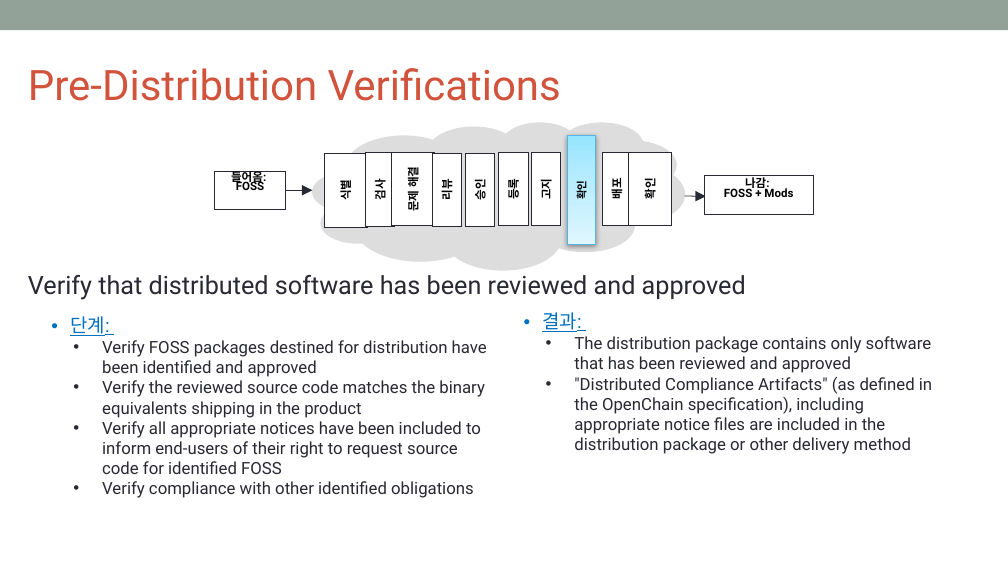
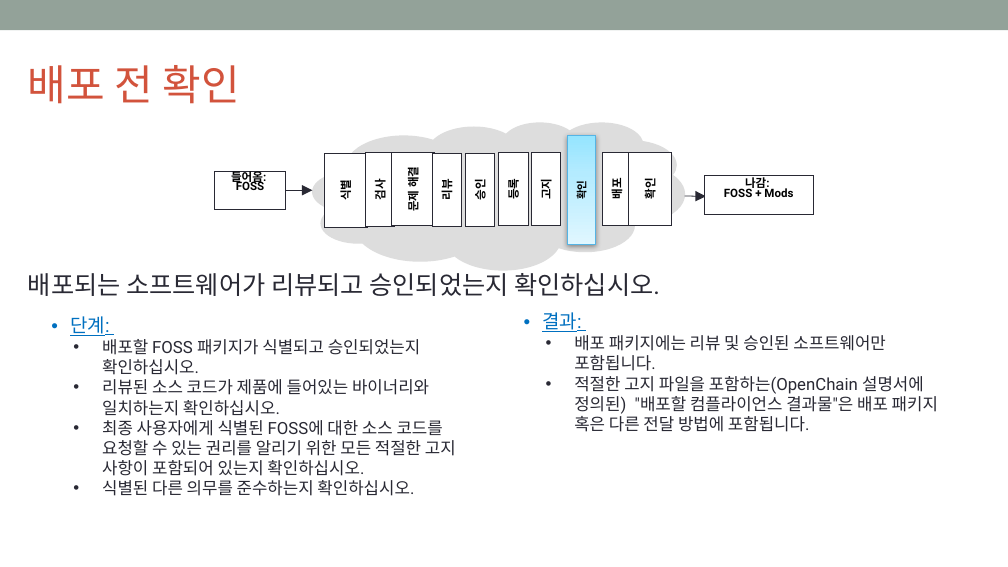
Before and after one commit to OpenChain-KWG/Curriculum-Translation-KR, a slide deck: slide 64 of target/slides/openchain-curriculum-for-1-1.pptx. Drawn at 1008x567 pixels with LibreOffice and Linux fonts; fonts in the diff are those of the drawing; background and template pictures are left out. Boxes give left, top, right and bottom in pixels: in the first picture for what was removed or moved away, otherwise in the second. Text is boxed around its words. In the diff, an @@ line names an element or a change of style, - is before the commit and + after.

```diff
--- a/target/slides/openchain-curriculum-for-1-1.pptx
+++ b/target/slides/openchain-curriculum-for-1-1.pptx
@@ text at (28, 65, 239, 104): text changed @@
-Pre-Distribution Verifications
+배포 전 확인
@@ text at (28, 273, 660, 296): text changed @@
-Verify that distributed software has been reviewed and approved
+배포되는 소프트웨어가 리뷰되고 승인되었는지 확인하십시오.
@@ text at (102, 339, 456, 496): text changed @@
-• Verify FOSS packages destined for distribution have been identified and approved
-• Verify the reviewed source code matches the binary equivalents shipping in the product
-• Verify all appropriate notices have been included to inform end-users of their right to request source code for identified FOSS
-• Verify compliance with other identified obligations
+• 배포할 FOSS 패키지가 식별되고 승인되었는지 확인하십시오.
+• 리뷰된 소스 코드가 제품에 들어있는 바이너리와 일치하는지 확인하십시오.
+• 최종 사용자에게 식별된 FOSS에 대한 소스 코드를 요청할 수 있는 권리를 알리기 위한 모든 적절한 고지 사항이 포함되어 있는지 확인하십시오.
+• 식별된 다른 의무를 준수하는지 확인하십시오.
@@ text at (574, 335, 938, 432): text changed @@
-• The distribution package contains only software that has been reviewed and approved
-• "Distributed Compliance Artifacts" (as defined in the OpenChain specification), including appropriate notice files are included in the distribution package or other delivery method
+• 배포 패키지에는 리뷰 및 승인된 소프트웨어만 포함됩니다.
+• 적절한 고지 파일을 포함하는(OpenChain 설명서에 정의된) "배포할 컴플라이언스 결과물"은 배포 패키지 혹은 다른 전달 방법에 포함됩니다.
```
Also in this commit, not shown: 7 other slides changed, 7 other files.
